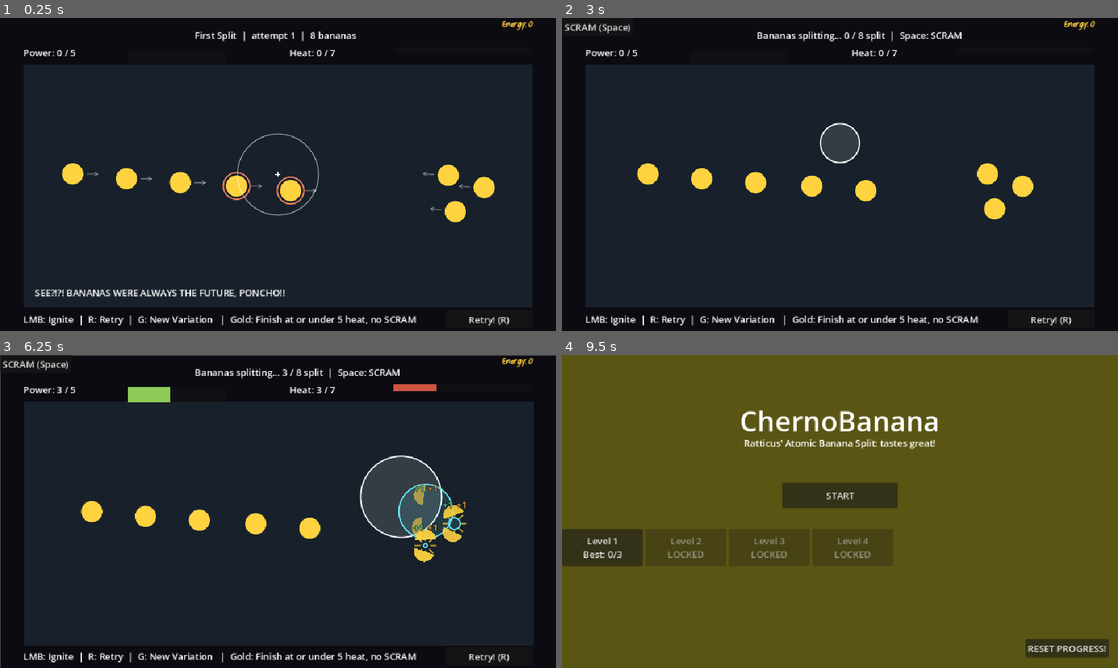
Above: before the commit, frames 1-4 (two rows, left to right).
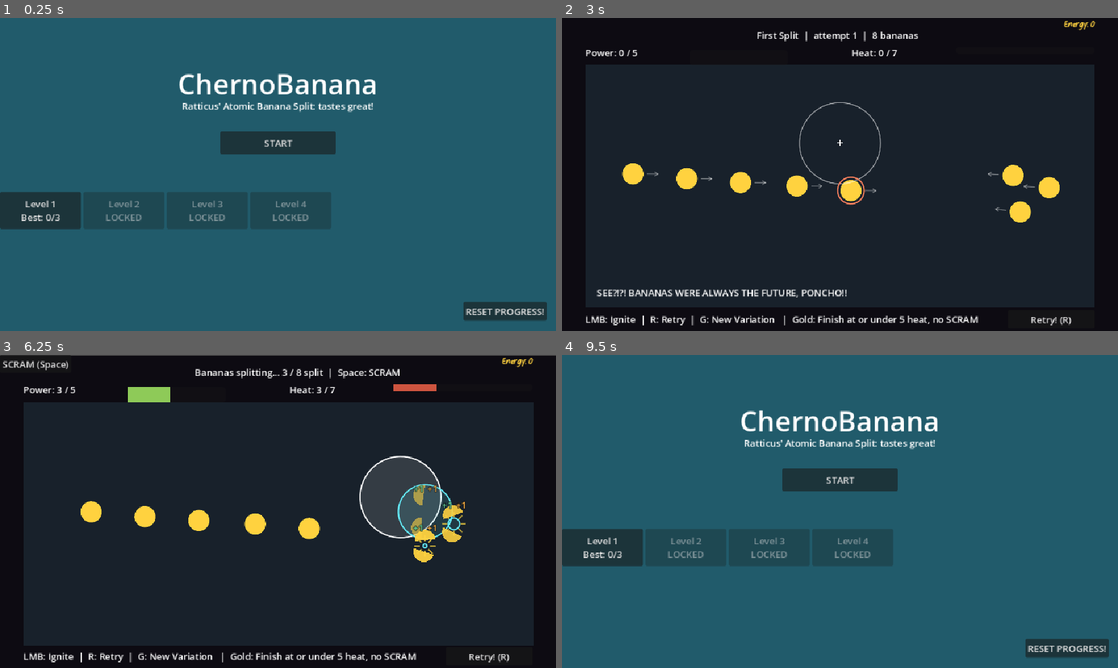
Above: after the commit, the same moments.

Repository: UnderstoodUseYourUsernameHere/banana-fission
Game: Godot game, scene res://scenes/title.tscn
Two runs of this game, one before a commit and one after it. Both use one fixed random seed, a clock stepped at 60 frames per second and the inputs below. Before the commit the project starts from res://scenes/main.tscn.
Inputs (mouse positions are in pixels of both pictures, inside the frame that each line leads up to):
- Up to frame 1 (0.25 s): no input
- Up to frame 2 (3 s): click (1051, 318) at 0.5 s, where only the run before the commit has a clickable "Retry! (R)"; click (1051, 318) at 1.25 s, where only the run before the commit has a clickable "Retry! (R)"; click (1051, 318) at 2 s, where only the run before the commit has a clickable "Retry! (R)"; click (840, 143) at 2.75 s, where only the run after the commit has a clickable "START"
- Up to frame 3 (6.25 s): click "Retry! (R)" at 3.5 s; click "Retry! (R)" at 4.25 s; click "Retry! (R)" at 5 s; tap Enter at 5.75 s; move the mouse to (400, 495) at 5.77 s; press the mouse at (400, 495) at 5.78 s; hold Right from 5.78 s (still down)
- Up to frame 4 (9.5 s): release Right at 6.5 s; release the mouse at (962, 495) at 6.5 s; drag from (728, 527) to (812, 574) at 6.52 s; move the mouse to (895, 442) at 7.27 s; hold Right 7.28-8 s; hold N (next_level) 7.28-8 s; drag from (812, 574) to (673, 464) at 8.02 s; move the mouse to (1006, 558) at 8.77 s; hold Left from 8.78 s (still down); hold Y (toggle_auto_ignite) from 8.78 s (still down); tap Escape (menu) at 9.4 s

The runs differ from the first frame. In frame 1, 97% of the frame differs, in the area x 0-100%, y 0-100%; in frame 2, 5.4%; in frame 3, 1.2%; in frame 4, 99%.

Commit message:
add license for Kenney sfx and update README.md

Diff:
--- a/project.godot
+++ b/project.godot
@@ -11,7 +11,7 @@
 [application]
 
 config/name="Banana Fission"
-run/main_scene="uid://djhn8sb53cfce"
+run/main_scene="uid://cjo846xmitpy8"
 config/features=PackedStringArray("4.7", "GL Compatibility")
 config/icon="res://icon.svg"
 
--- a/scenes/title.tscn
+++ b/scenes/title.tscn
@@ -18,7 +18,7 @@
 anchor_bottom = 1.0
 grow_horizontal = 2
 grow_vertical = 2
-color = Color(0.3529412, 0.33333334, 0.07450981, 1)
+color = Color(0.12821534, 0.35804954, 0.4184447, 1)
 
 [node name="Heading" type="Label" parent="." unique_id=162009779]
 layout_mode = 0
@@ -41,9 +41,9 @@
 unique_name_in_owner = true
 layout_mode = 0
 offset_left = 380.0
-offset_top = 220.0
+offset_top = 196.0
 offset_right = 580.0
-offset_bottom = 264.0
+offset_bottom = 235.0
 focus_mode = 0
 text = "START"
 
@@ -61,9 +61,9 @@
 unique_name_in_owner = true
 layout_mode = 0
 offset_left = 380.0
-offset_top = 270.0
+offset_top = 238.0
 offset_right = 580.0
-offset_bottom = 306.0
+offset_bottom = 284.0
 focus_mode = 0
 text = "Ratticus' Shop!"
 
Not shown, added: assets/licenses/License.txt
Not shown, added: export_presets.cfg
